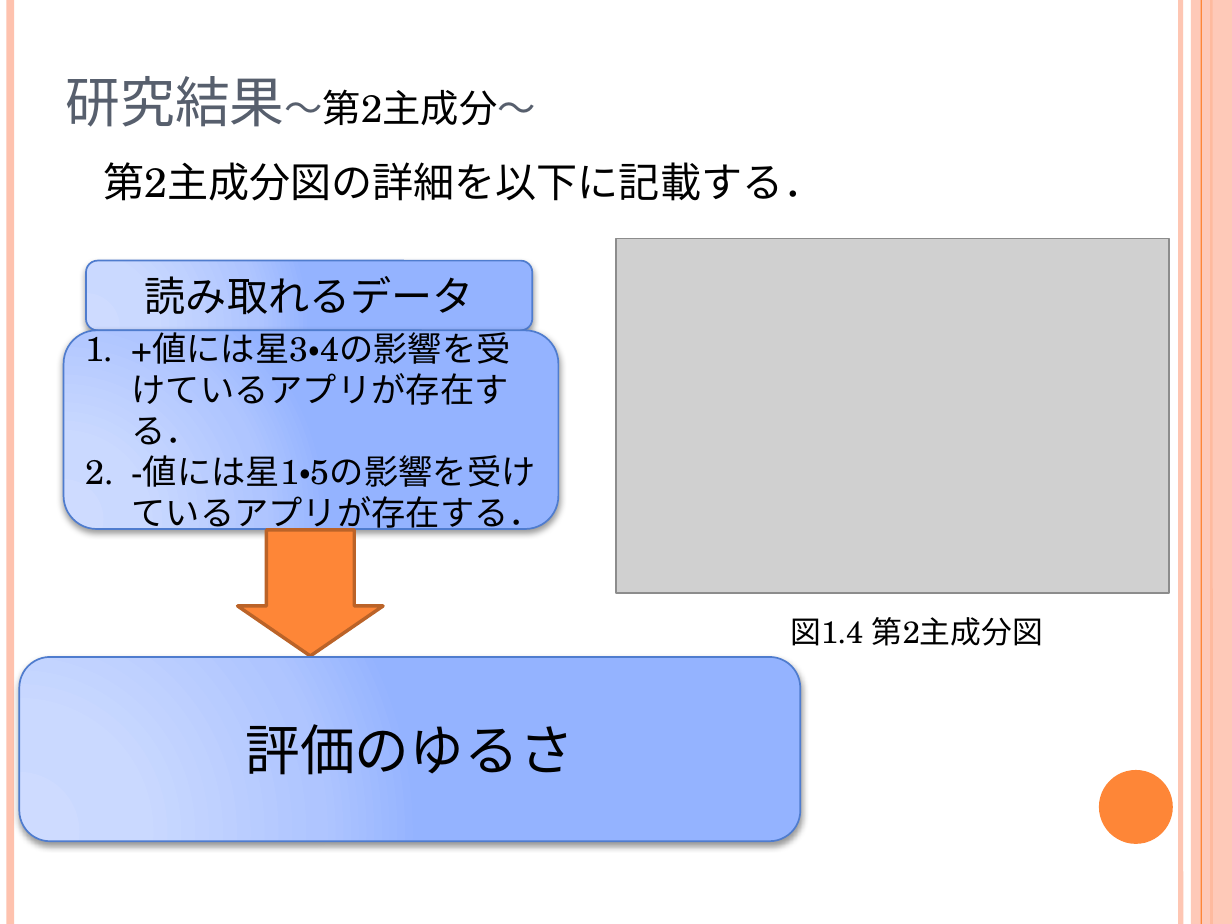
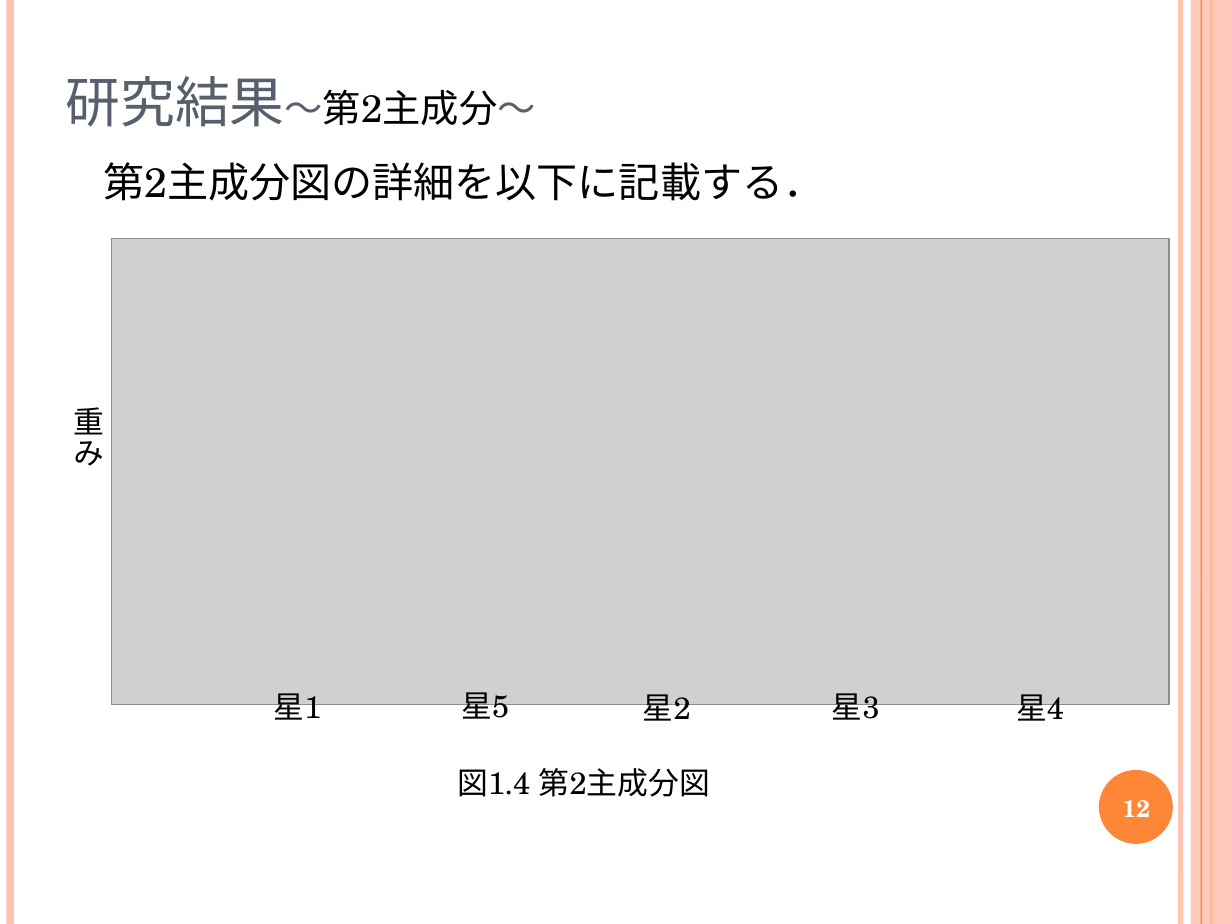
Before and after one commit to keimatsui/kadai, a slide deck: slide 13 of 卒業論文/2012/増田知之/卒論発表最新版.pptx. Drawn at 1232x924 pixels with LibreOffice and Linux fonts; fonts in the diff are those of the drawing; grey boxes stand for pictures. Boxes give left, top, right and bottom in pixels: in the first picture for what was removed or moved away, otherwise in the second. Text is boxed around its words. In the diff, an @@ line names an element or a change of style, - is before the commit and + after.

```diff
--- a/卒業論文/2012/増田知之/卒論発表最新版.pptx
+++ b/卒業論文/2012/増田知之/卒論発表最新版.pptx
@@ picture: place and size @@
-picture at box(616, 239, 1169, 593)
+picture at box(112, 239, 1169, 705)
@@ rounded rectangle removed at box(86, 261, 532, 331) @@
-読み取れるデータ
@@ rounded rectangle removed at box(64, 330, 559, 529) @@
-1. +値には星3・4の影響を受けているアプリが存在する．
-2. -値には星1・5の影響を受けているアプリが存在する．
@@ text added at box(74, 407, 105, 466), 18 pt, text #000000 @@
+重み
@@ down arrow removed at box(238, 530, 383, 655) @@
@@ rounded rectangle removed at box(20, 657, 801, 841) @@
-評価のゆるさ
@@ text added at box(274, 693, 322, 727), 18 pt, text #000000 @@
+星1
@@ text added at box(461, 692, 509, 726), 18 pt, text #000000 @@
+星5
@@ text added at box(643, 694, 691, 728), 18 pt, text #000000 @@
+星2
@@ text added at box(832, 693, 880, 727), 18 pt, text #000000 @@
+星3
@@ text added at box(1016, 694, 1064, 728), 18 pt, text #000000 @@
+星4
@@ text "図1.4 第2主成分図": place and size @@
-text "図1.4 第2主成分図" at box(790, 617, 1043, 646)
+text "図1.4 第2主成分図" at box(457, 768, 710, 797)
@@ text added at box(1123, 800, 1151, 817), 14 pt, text #FFFFFF, bold @@
+12
```
Also in this commit, not shown: 16 other slides changed.
